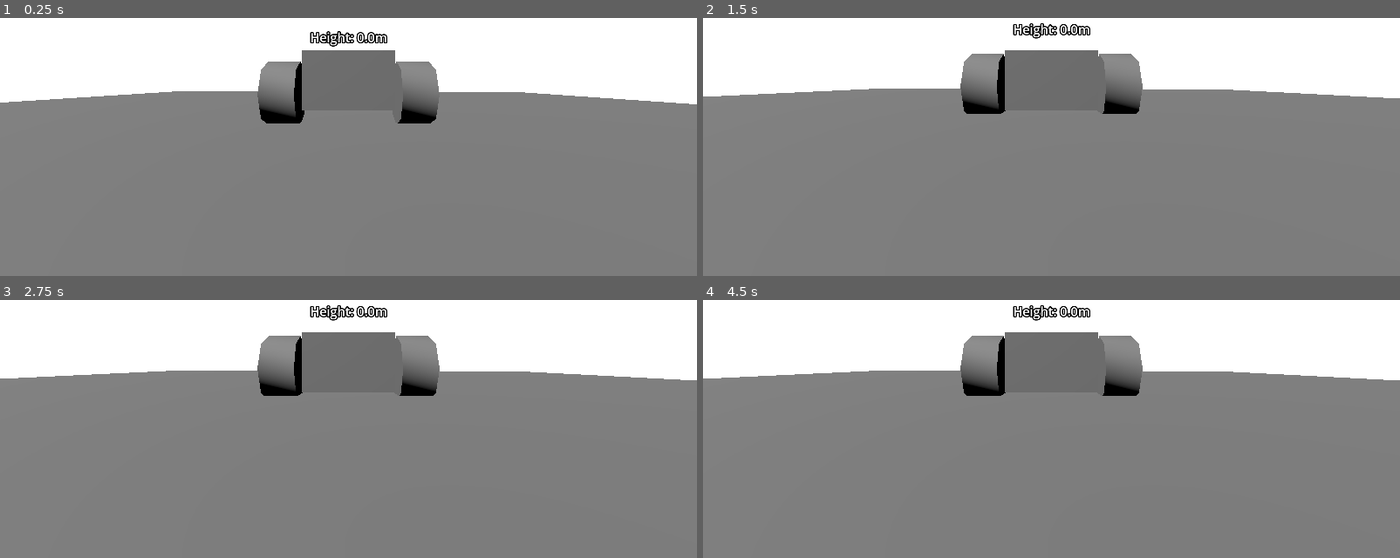
Above: before the commit, frames 1-4 (two rows, left to right).
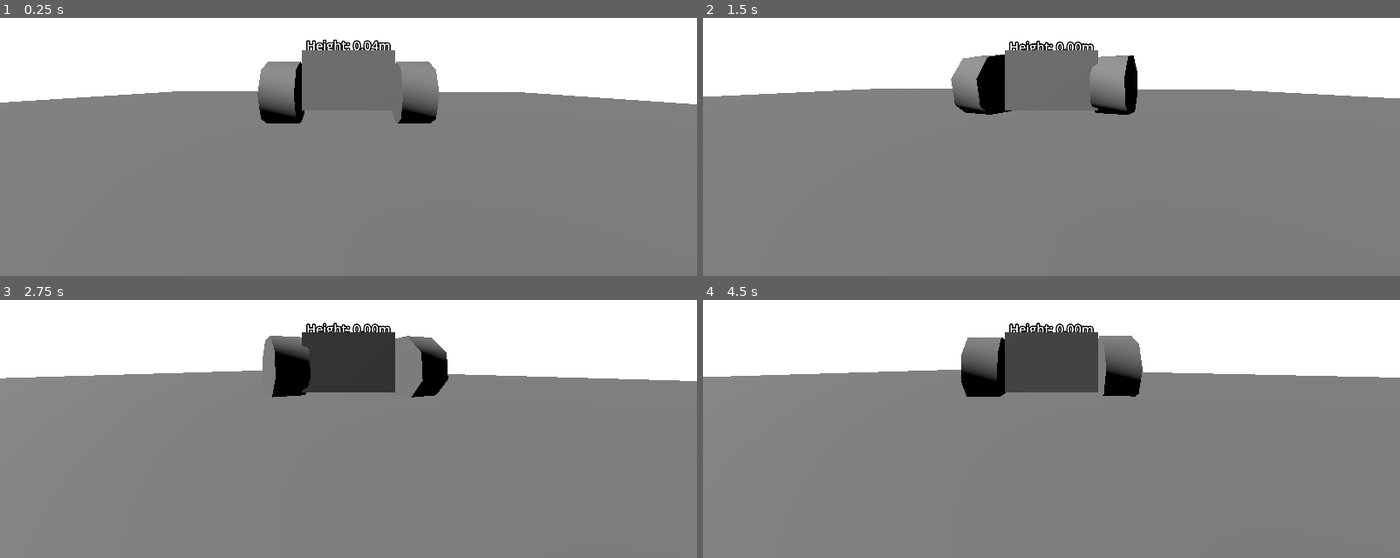
Above: after the commit, the same moments.

Repository: hdseon4k/Nexus-Edge
Game: Godot game, scene res://scenes/main.tscn
Same seed, same stepped clock (60 frames per second), same inputs: the game is played once before the commit and once after it.
Inputs (mouse positions are in pixels of both pictures, inside the frame that each line leads up to):
- Up to frame 1 (0.25 s): no input
- Up to frame 2 (1.5 s): tap Enter at 0.5, 0.6 s; move the mouse to (1204, 61) at 0.52 s; hold Right (ui_right) 0.53-1.25 s; click (1204, 61) at 0.67 s; tap Space (ui_select) at 0.77, 1.25 s; drag from (912, 100) to (1016, 157) at 1.27 s
- Up to frame 3 (2.75 s): move the mouse to (outside the picture) at 2.02 s; hold Right (ui_right) from 2.03 s (still down); tap Tab at 2.1 s; click (outside the picture) at 2.17 s
- Up to frame 4 (4.5 s): release Right (ui_right) at 2.75 s; tap Enter at 2.75 s; drag from (1016, 439) to (842, 302) at 2.77 s; move the mouse to (1260, 421) at 3.52 s; hold Left (ui_left) 3.53-4.25 s; tap B at 3.6 s; click (1260, 421) at 3.67 s; tap Space (ui_select) at 3.77, 4.25 s; drag from (842, 302) to (outside the picture) at 4.27 s

The runs differ from the first frame. In frame 1, 0.6% of the frame differs, in the area x 43-57%, y 5-13%; in frame 2, 2.6%; in frame 3, 6.2%, in the area x 0-100%, y 2-38%; in frame 4, 5.5%.
Error before the commit: Parse Error: Identifier "height_label" not declared in the current scope. (res://scripts/forklift_controller.gd:75)

Commit message:
5일차_학습완료_종료

Diff:
--- a/src/godot/fork-lift-project/scripts/forklift_controller.gd
+++ b/src/godot/fork-lift-project/scripts/forklift_controller.gd
@@ -6,8 +6,6 @@
 @export var brake_force: float = 50.0
 
 # --- 3일차 추가 변수 ---
-# @onready: 노드가 Scene에 추가되고 준비가 완료되면 변수를 초기화합니다.
-# $NavigationAgent3D: Scene 트리에서 자식 노드인 NavigationAgent3D를 찾아 할당합니다.
 @onready var navigation_agent: NavigationAgent3D = $NavigationAgent3D
 var target_position: Vector3 = Vector3.ZERO # 최종 목표 지점을 저장할 변수
 
@@ -16,18 +14,35 @@
 @onready var sensors: Node3D = $Sensors
 @onready var headlights: Node3D = $Headlights
 @onready var tail_lights: Node3D = $TailLights
+@onready var height_label: Label3D = $Fork/HeightLabel
 @export var lift_speed: float = 1.0
 @export var max_lift_height: float = 2.0
 @export var min_lift_height: float = 0.0
 
 # --- 시그널 (5일차 HUD 연동 준비) ---
 signal target_updated(target_pos: Vector3)
+signal speed_updated(speed_mps: float)
+signal status_changed(new_status: String)
 
+# 현재 상태 저장을 위한 변수
+var current_status: String = ""
 
 # --- 자율/수동 주행 상태 변수 ---
 var is_navigating: bool = false # 자율 주행 모드 여부를 나타내는 플래그
 var autonomous_gear: int = 1 # 자율 주행 기어 (1: 전진, -1: 후진)
 
+
+# 상태 업데이트 및 시그널 방출 헬퍼 함수
+func _update_status(new_status: String):
+	if current_status != new_status:
+		current_status = new_status
+		emit_signal("status_changed", new_status)
+
+# 긴급 제동 함수
+func emergency_brake():
+	engine_force = 0.0
+	brake = brake_force
+	_update_status("EMERGENCY BRAKE")
 
 # 외부에서 호출하여 목표 지점을 설정하는 함수
 func set_target(target_pos: Vector3):
@@ -62,6 +77,9 @@
 
 # 물리 프레임마다 호출되는 함수
 func _physics_process(delta: float) -> void:
+	# 속도 시그널 방출
+	emit_signal("speed_updated", linear_velocity.length())
+
 	# 1. 장애물 감지 및 AEB (비상 제동)
 	var obstacle_detected = check_for_obstacles()
 
@@ -88,6 +106,7 @@
 		# 장애물이 있으면 무조건 엔진 정지 및 브레이크 최대 작동
 		engine_force = 0.0
 		brake = brake_force
+		_update_status("Obstacle Detected!")
 	elif is_navigating:
 		# --- 자율 주행 모드 ---
 		if navigation_agent.is_navigation_finished():
@@ -96,8 +115,10 @@
 			engine_force = 0.0
 			steering = 0.0
 			brake = brake_force
+			_update_status("Goal Reached")
 		else:
 			brake = 0.0 # 주행 중이므로 브레이크 해제
+			_update_status("Navigating...")
 
 			# 다음 경로 지점 계산
 			var next_path_pos = navigation_agent.get_next_path_position()
@@ -137,6 +158,11 @@
 		engine_force = engine_input * max_engine_force
 		steering = steer_input * max_steering
 
+		if engine_input != 0 or steer_input != 0:
+			_update_status("Manual Control")
+		else:
+			_update_status("Ready")
+
 		# 입력이 없을 때는 브레이크를 걸어 밀림을 방지합니다. (Parking Brake)
 		if engine_input == 0:
 			brake = brake_force * 0.5 # 50%의 힘으로 브레이크 유지
--- a/src/godot/fork-lift-project/scripts/main.gd
+++ b/src/godot/fork-lift-project/scripts/main.gd
@@ -4,6 +4,13 @@
 @onready var forklift = $Forklift
 # 보충 실습에서 추가한 바로 그 카메라입니다.
 @onready var camera = $Forklift/SpringArm3D/Camera3D
+@onready var hud = $CanvasLayer
+
+func _ready() -> void:
+	# 5일차 추가: 시그널 연결 (단계 4)
+	if forklift and hud:
+		forklift.speed_updated.connect(hud.update_speed)
+		forklift.status_changed.connect(hud.update_status)
 
 # 키보드/마우스 입력이 발생할 때마다 호출됩니다.
 func _input(event: InputEvent) -> void:
@@ -11,9 +18,12 @@
 	if event is InputEventMouseButton and event.button_index == MOUSE_BUTTON_LEFT and event.is_pressed():
 		# 현재 3D 물리 세계의 상태를 가져옵니다.
 		var space_state = get_world_3d().direct_space_state
-		# 카메라 위치에서 마우스 클릭 지점으로 향하는 광선(Ray)을 계산합니다.
-		var from = camera.project_ray_origin(event.position)
-		var to = from + camera.project_ray_normal(event.position) * 1000.0
+		# 현재 활성 카메라를 사용하여 마우스 클릭 지점으로 향하는 광선(Ray)을 계산합니다.
+		var active_camera = get_viewport().get_camera_3d()
+		if not active_camera: return
+
+		var from = active_camera.project_ray_origin(event.position)
+		var to = from + active_camera.project_ray_normal(event.position) * 1000.0
 
 		# 광선 쿼리(질의)를 생성합니다.
 		var query = PhysicsRayQueryParameters3D.create(from, to)
Not shown, added: src/godot/fork-lift-project/assets/arrow_forward.pngZone.Identifier
Not shown, added: src/godot/fork-lift-project/assets/arrow_forward.svgZone.Identifier
Not shown, added: src/godot/fork-lift-project/scenes/forklift.tscnZone.IdentifierZone.Identifier
Not shown, added: src/godot/fork-lift-project/scenes/main.tscnZone.IdentifierZone.Identifier
Not shown, added: src/godot/fork-lift-project/scripts/camera_controller.gd.uidZone.Identifier
Not shown, added: src/godot/fork-lift-project/scripts/camera_controller.gdZone.IdentifierZone.Identifier
Not shown, added: src/godot/fork-lift-project/scripts/forklift_controller.gd.uidZone.IdentifierZone.Identifier
Not shown, added: src/godot/fork-lift-project/scripts/forklift_controller.gdZone.IdentifierZone.IdentifierZone.Identifier
Not shown, added: src/godot/fork-lift-project/scripts/main.gd.uidZone.Identifier
Not shown, added: src/godot/fork-lift-project/scripts/main.gdZone.IdentifierZone.Identifier
